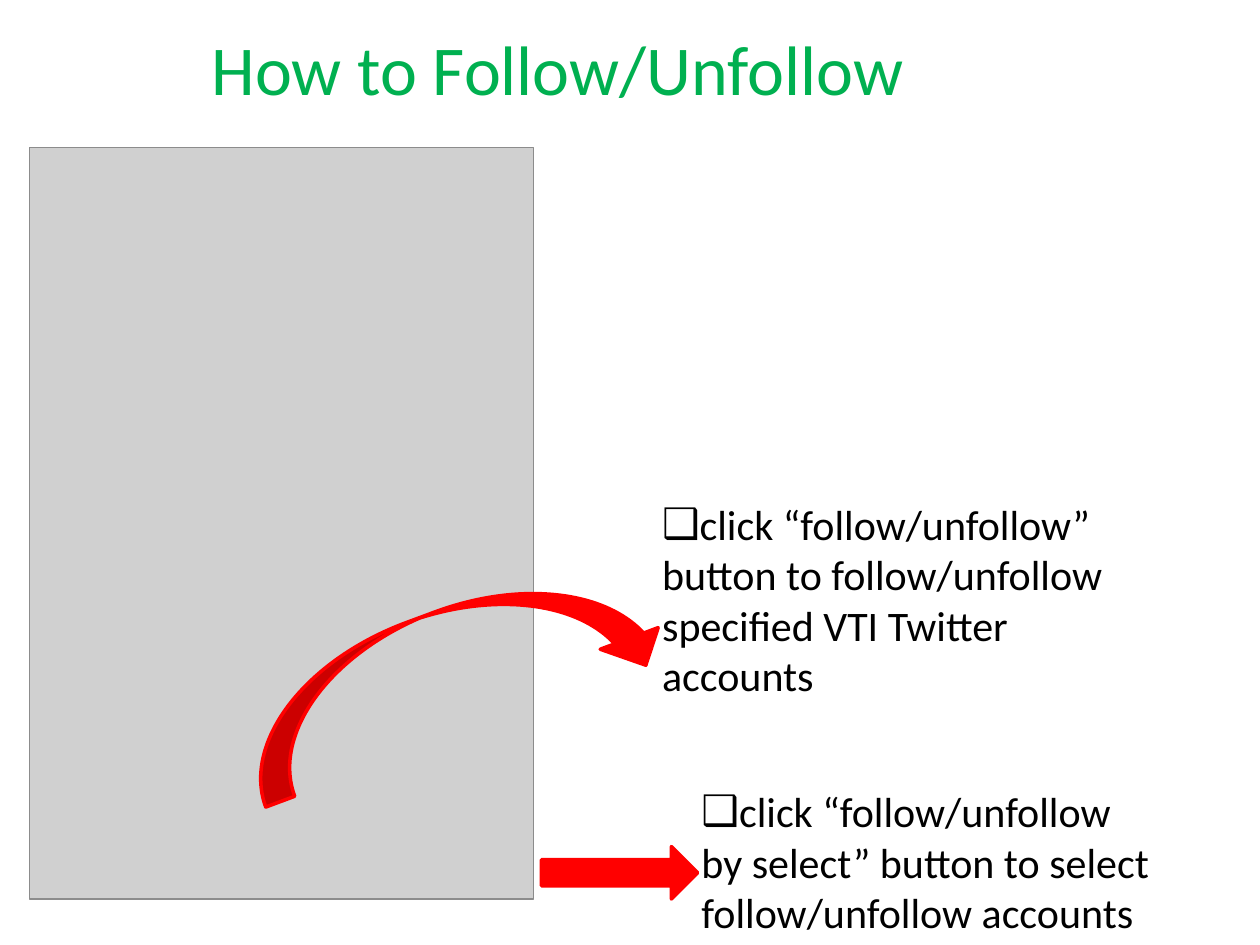
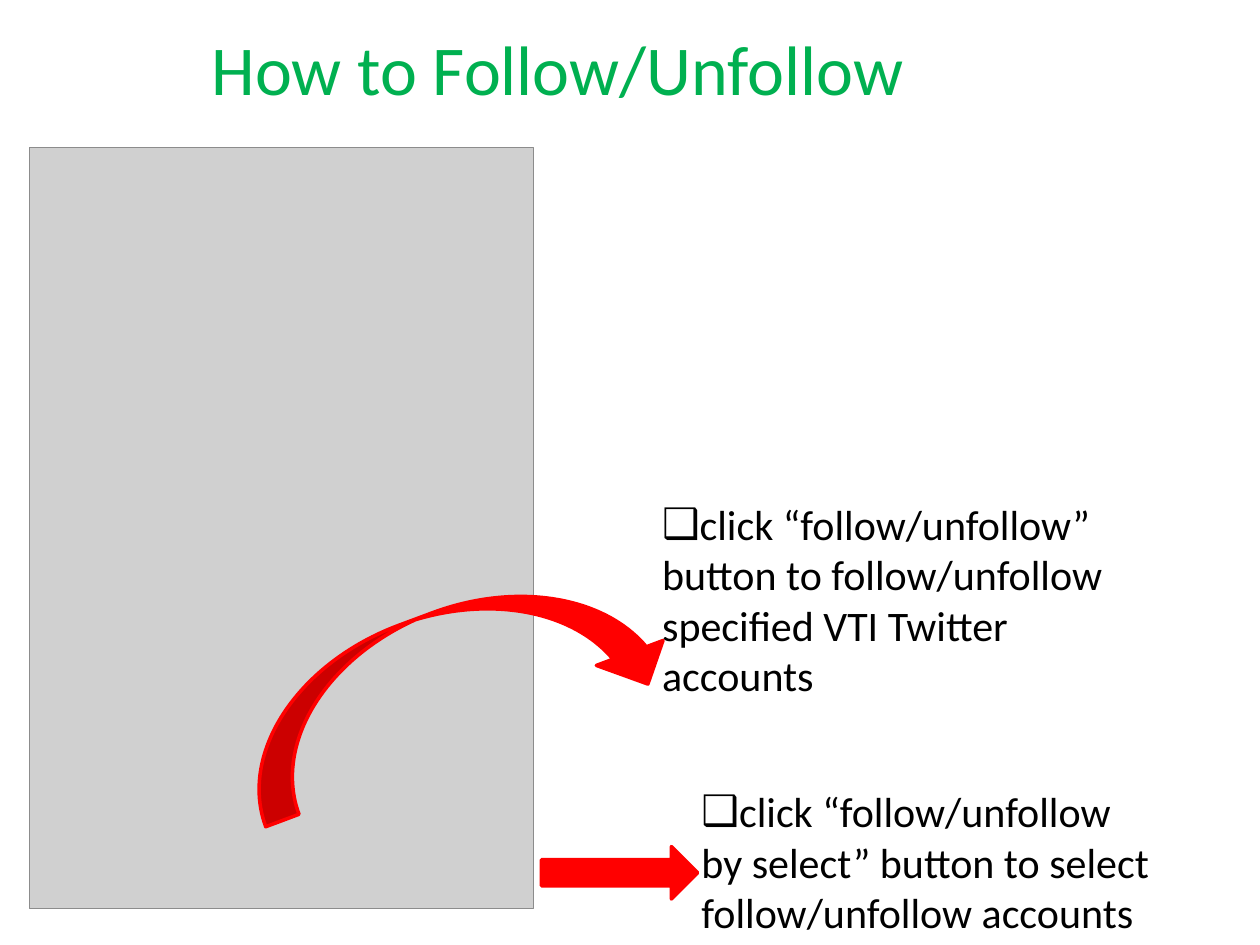
Before and after one commit to solma/VTI, a slide deck: slide 7 of user_manual/user_manual_with_screen_shots.pptx. Drawn at 1260x945 pixels with LibreOffice and Linux fonts; fonts in the diff are those of the drawing; grey boxes stand for pictures. Boxes give left, top, right and bottom in pixels: in the first picture for what was removed or moved away, otherwise in the second. Text is boxed around its words. In the diff, an @@ line names an element or a change of style, - is before the commit and + after.

```diff
--- a/user_manual/user_manual_with_screen_shots.pptx
+++ b/user_manual/user_manual_with_screen_shots.pptx
@@ picture: place and size @@
-picture at <box>29,147,533,898</box>
+picture at <box>29,147,533,908</box>
@@ curved up arrow: place and size @@
-curved up arrow at <box>223,538,676,807</box>
+curved up arrow at <box>216,538,681,827</box>
```
Also in this commit, not shown: 4 other slides changed, 33 other files.
